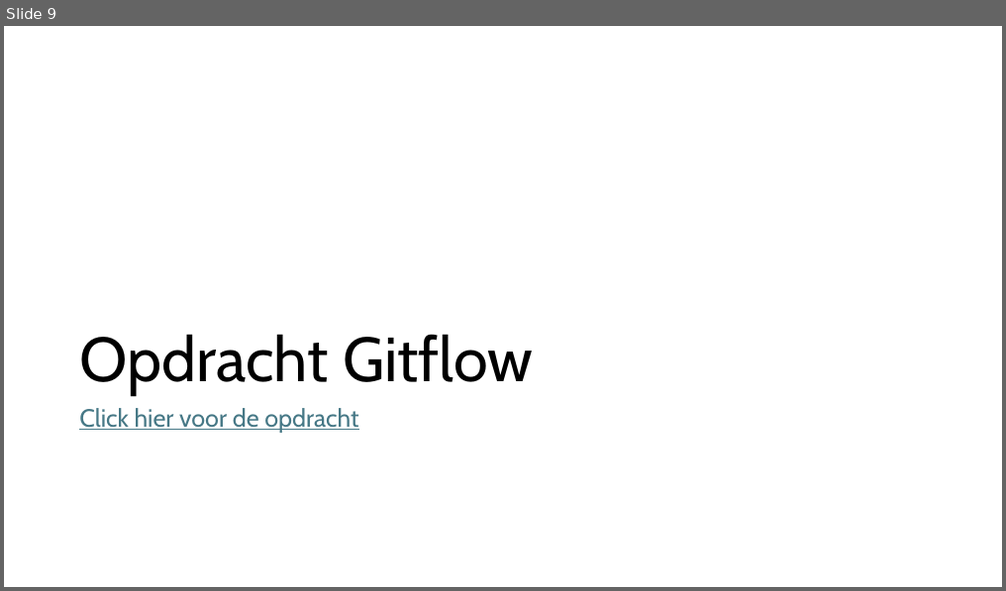
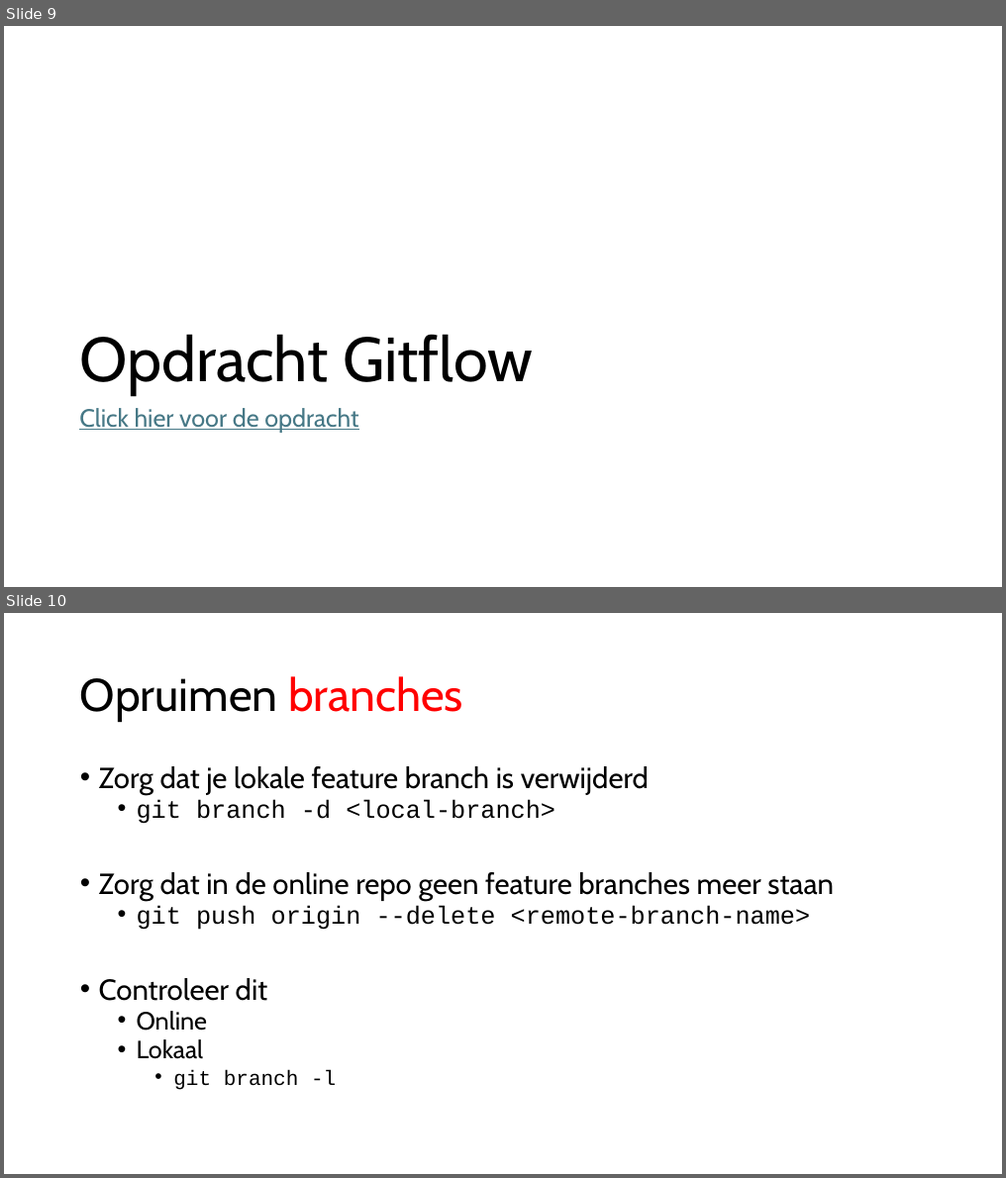
Before and after one commit to djsjollema/lessen-gamedevelopment, a slide deck: M2/Skill/6-Giflow/6 Gitflow.pptx. Shown one above the other, each under a label of ours: slide 9 before the commit, slides 9 and 10 after it. The pictures are 1006x591 and 1006x1178 pixels, drawn with LibreOffice and Linux fonts; fonts in the diff are those of the drawing. Boxes give left, top, right and bottom in pixels: in the first picture for what was removed or moved away, otherwise in the second. Text is boxed around its words. In the diff, an @@ line names an element or a change of style, - is before the commit and + after.

```diff
--- a/M2/Skill/6-Giflow/6 Gitflow.pptx
+++ b/M2/Skill/6-Giflow/6 Gitflow.pptx
@@ slide 10 added at box(4, 613, 1002, 1174), background #FFFFFF @@
@@ title added at box(80, 676, 463, 722), 44 pt, text #000000 @@
+Opruimen branches
@@ text added at box(99, 766, 834, 1090), 28 pt, text #000000 @@
+• Zorg dat je lokale feature branch is verwijderd
+  • git branch -d <local-branch>
+• Zorg dat in de online repo geen feature branches meer staan
+  • git push origin --delete <remote-branch-name>
+• Controleer dit
+  • Online
+  • Lokaal
+    • git branch -l
```
Also in this commit, not shown: 2 other files.
